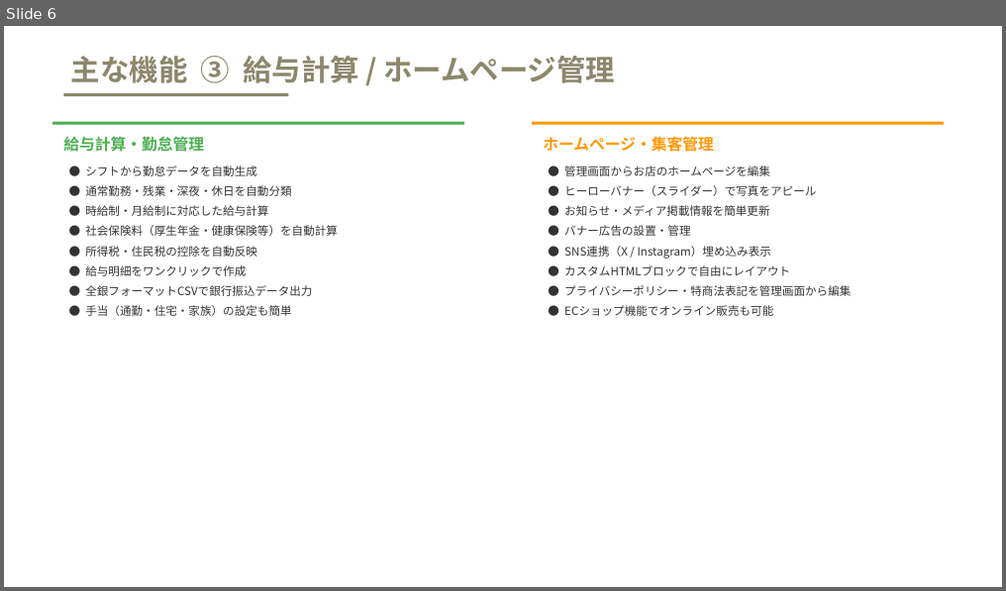
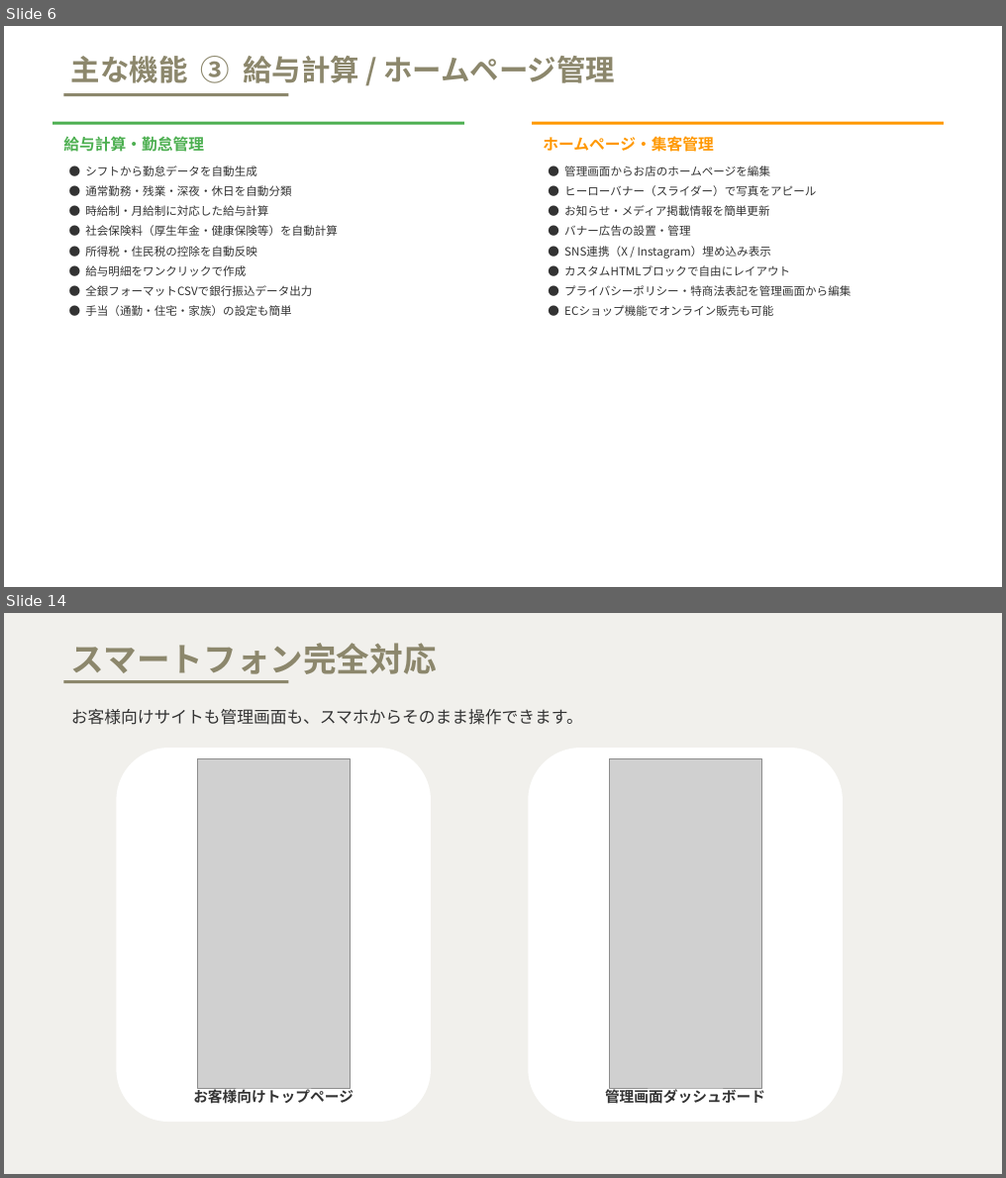
Before and after one commit to FUHI12342/NewFUHI, a slide deck: docs/TimeBaiBai_サービス紹介資料.pptx. Shown one above the other, each under a label of ours: slide 6 before the commit, slides 6 and 14 after it; the slides between them are not shown. The pictures are 1006x591 and 1006x1178 pixels, drawn with LibreOffice and Linux fonts; fonts in the diff are those of the drawing; grey boxes stand for pictures. Boxes give left, top, right and bottom in pixels: in the first picture for what was removed or moved away, otherwise in the second. Text is boxed around its words. In the diff, an @@ line names an element or a change of style, - is before the commit and + after.

Commit message:
feat: チャネル別売上分析API + キャストタブ動的ラベル + ドキュメント更新
- ChannelSalesAPIView: EC/POS/テーブル/予約チャネル別売上を集計
- SiteSettingsトグル連動でチャネル自動表示/非表示
- ダッシュボード「スタッフ」タブをSiteSettings.staff_labelで動的表示
- 積み上げ棒グラフ(日別/週別/月別切替)
- テスト11件追加(全通過)
- 営業資料・マニュアル・スクリーンショット更新

```diff
--- a/docs/TimeBaiBai_サービス紹介資料.pptx
+++ b/docs/TimeBaiBai_サービス紹介資料.pptx
@@ slide 14 added at (4, 613, 1002, 1174), background #F1F0EC @@
@@ text added at (71, 643, 437, 681), 32 pt, text #8C876C, bold @@
+スマートフォン完全対応
@@ rectangle added at (63, 680, 288, 683), fill #8C876C @@
@@ text added at (71, 709, 583, 725), 16 pt, text #333333 @@
+お客様向けサイトも管理画面も、スマホからそのまま操作できます。
@@ rounded rectangle added at (116, 748, 431, 1122), fill #FFFFFF @@
@@ picture added at (197, 759, 350, 1088) @@
@@ rounded rectangle added at (528, 748, 843, 1122), fill #FFFFFF @@
@@ picture added at (609, 759, 761, 1088) @@
@@ text added at (193, 1088, 353, 1104), 14 pt, text #333333, bold @@
+お客様向けトップページ
@@ text added at (605, 1088, 765, 1104), 14 pt, text #333333, bold @@
+管理画面ダッシュボード
```
Also in this commit, not shown: 13 other slides added, 15 other files.
